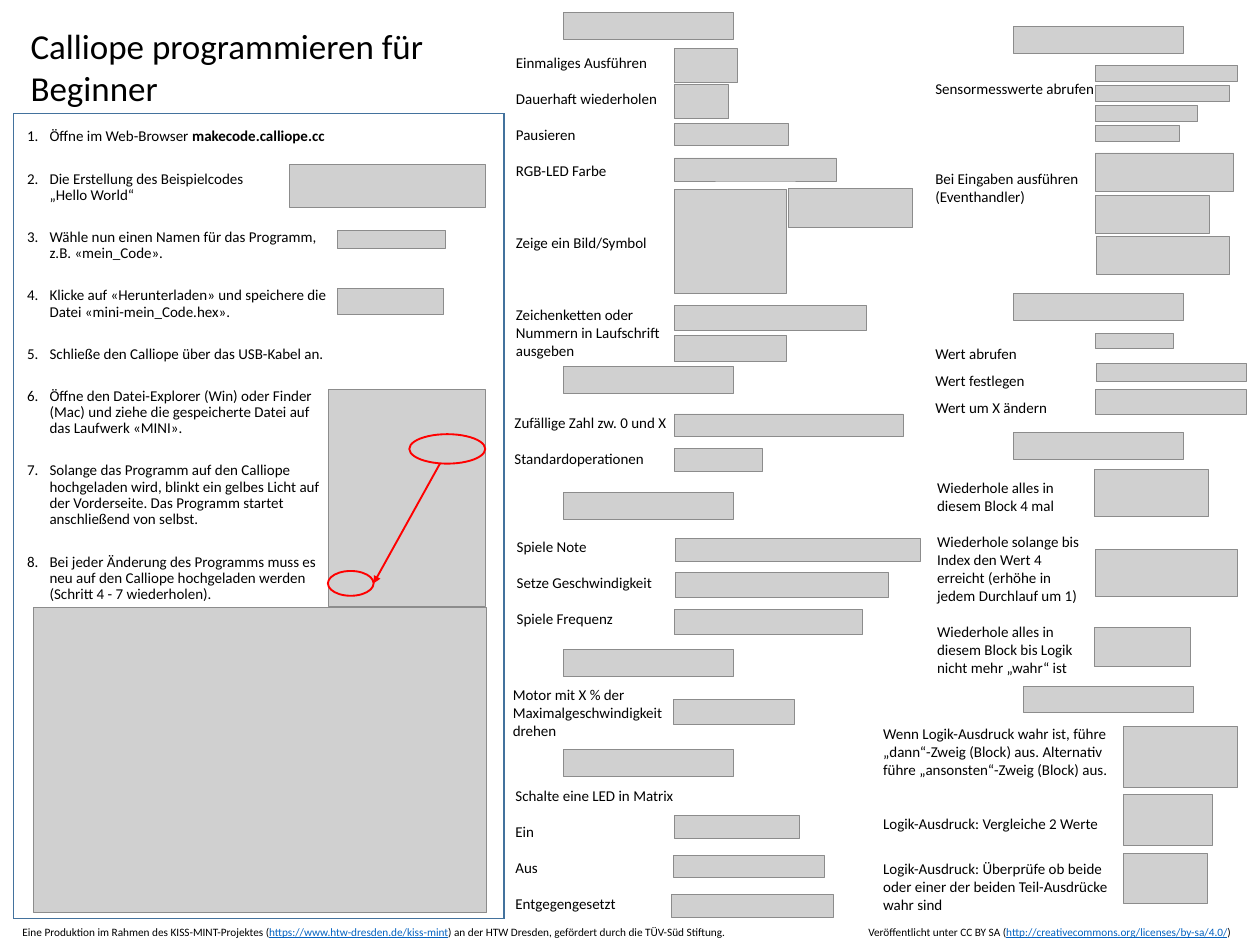
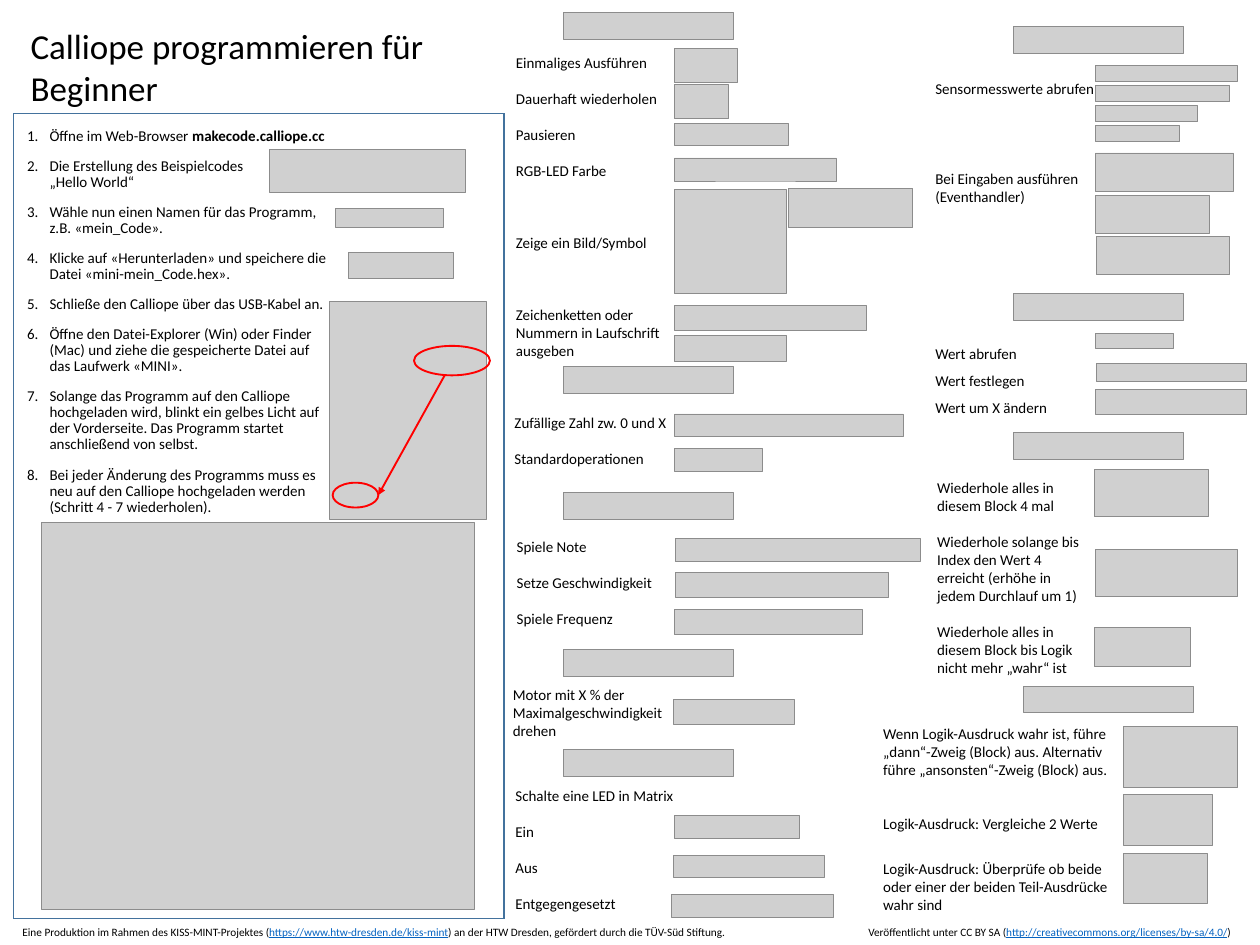
Before and after one commit to macim0/KISS_MINT, a slide deck: slide 1 of Handouts/CheatSheet.pptx. Drawn at 1260x945 pixels with LibreOffice and Linux fonts; fonts in the diff are those of the drawing; grey boxes stand for pictures. Boxes give left, top, right and bottom in pixels: in the first picture for what was removed or moved away, otherwise in the second. Text is boxed around its words. In the diff, an @@ line names an element or a change of style, - is before the commit and + after.

```diff
--- a/Handouts/CheatSheet.pptx
+++ b/Handouts/CheatSheet.pptx
@@ text "Öffne im Web-Browser makecode.calliope.cc" at [50,129,326,514]: less space between paragraphs @@
@@ picture: place and size @@
-picture at [289,164,485,207]
+picture at [270,149,466,193]
@@ picture: place and size @@
-picture at [337,230,445,249]
+picture at [336,209,444,228]
@@ picture: place and size @@
-picture at [338,289,444,314]
+picture at [348,253,454,278]
@@ picture: place and size @@
-picture at [328,389,486,607]
+picture at [329,302,487,519]
@@ 2 ellipses, 1 arrow: place and size @@
-2 ellipses, 1 arrow at [328,434,485,596]
+2 ellipses, 1 arrow at [333,346,490,508]
@@ picture: place and size @@
-picture at [33,608,487,914]
+picture at [41,523,474,909]
```
Also in this commit, not shown: 9 other files.
